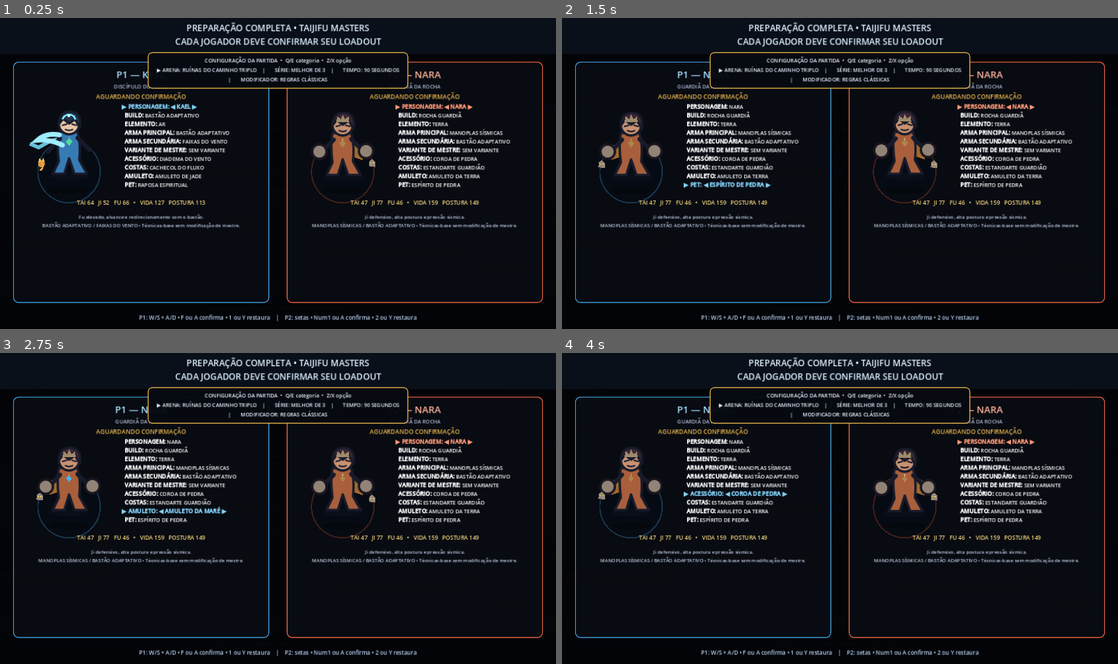
Above: before the commit, frames 1-4 (two rows, left to right).
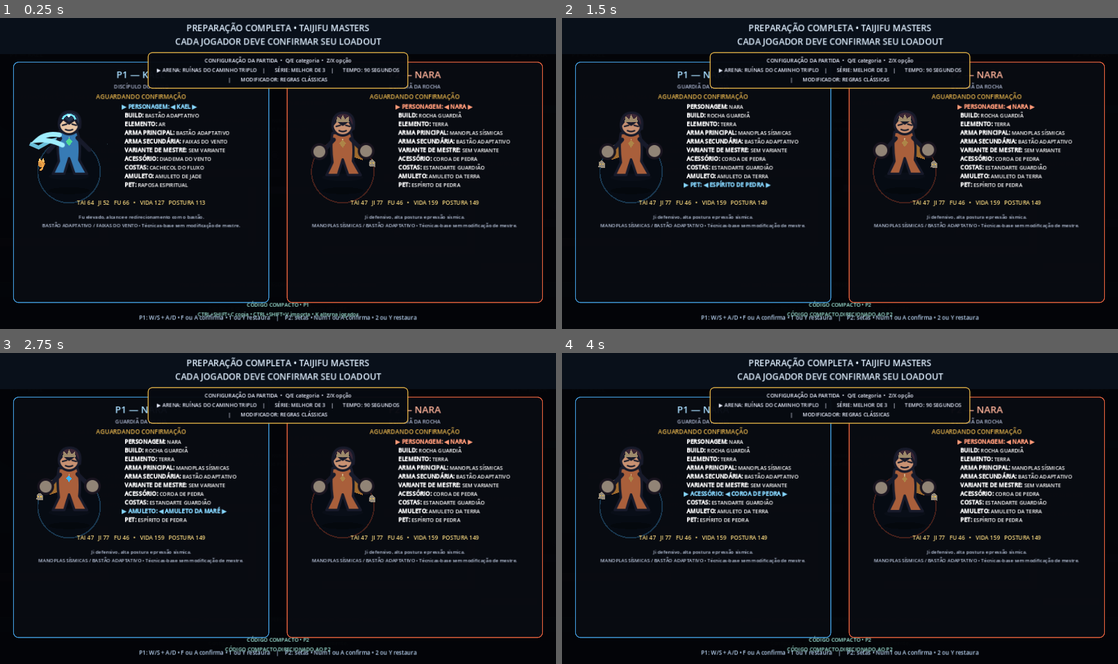
Above: after the commit, the same moments.

Repository: Tehkne-Solutions/taijifu-masters
Game: Godot game, scene res://scenes/main.tscn
Two runs of this game, one before a commit and one after it. Both use one fixed random seed, a clock stepped at 60 frames per second and the inputs below.
Inputs (mouse positions are in pixels of both pictures, inside the frame that each line leads up to):
- Up to frame 1 (0.25 s): no input
- Up to frame 2 (1.5 s): tap Enter (preset_load) at 0.5 s; move the mouse to (962, 157) at 0.52 s; hold D (p1_right) from 0.53 s (still down); tap K (clear_variant_comparison) at 0.6 s; click (962, 157) at 0.67 s; tap W (p1_jump) at 0.77 s; move the mouse to (728, 189) at 1.27 s; tap F7 (cycle_bot_personality) at 1.35 s
- Up to frame 3 (2.75 s): tap W (p1_jump) at 1.52 s; move the mouse to (333, 440) at 2.02 s; release D (p1_right) at 2.03 s; hold A (p1_left) from 2.03 s (still down); tap ] (dojo_next_slot) at 2.1 s
- Up to frame 4 (4 s): move the mouse to (812, 570) at 2.77 s; release A (p1_left) at 2.78 s; hold D (p1_right) from 2.78 s (still down); tap [ (dojo_previous_slot) at 2.85 s; click (812, 570) at 2.92 s; tap W (p1_jump) at 3.02, 3.77 s; move the mouse to (1006, 555) at 3.52 s; tap F8 (dojo_toggle) at 3.6 s

The runs differ from the first frame. In frame 1, 0.4% of the frame differs, in the area x 35-65%, y 90-97%; in frame 2, 0.3%; in frame 3, 0.3%; in frame 4, 0.3%.
Error after the commit: Parse Error: Cannot infer the type of "fallback_id" variable because the value doesn't have a set type. (res://scripts/runtime/tournament_runtime.gd:169)

Commit message:
feat(scene): integrar arenas, compartilhamento e torneio

Diff:
--- a/scenes/main.tscn
+++ b/scenes/main.tscn
@@ -29,6 +29,10 @@
 [ext_resource type="Script" path="res://scripts/runtime/loadout_preset_runtime.gd" id="27_presets"]
 [ext_resource type="Script" path="res://scripts/runtime/series_statistics_runtime.gd" id="28_statistics"]
 [ext_resource type="Script" path="res://scripts/runtime/match_history_runtime.gd" id="29_history"]
+[ext_resource type="Script" path="res://scripts/arena/sanctuary_environment_art.gd" id="30_sanctuary"]
+[ext_resource type="Script" path="res://scripts/arena/crucible_environment_art.gd" id="31_crucible"]
+[ext_resource type="Script" path="res://scripts/runtime/loadout_share_code_runtime.gd" id="32_share"]
+[ext_resource type="Script" path="res://scripts/runtime/tournament_runtime.gd" id="33_tournament"]
 
 [node name="Main" type="Node2D"]
 script = ExtResource("1_main")
@@ -39,6 +43,12 @@
 [node name="TriplePathEnvironmentArt" type="Node2D" parent="."]
 script = ExtResource("26_environment")
 
+[node name="SanctuaryEnvironmentArt" type="Node2D" parent="."]
+script = ExtResource("30_sanctuary")
+
+[node name="CrucibleEnvironmentArt" type="Node2D" parent="."]
+script = ExtResource("31_crucible")
+
 [node name="PrototypeIntelligenceRuntime" type="Node" parent="."]
 script = ExtResource("3_runtime")
 
@@ -71,6 +81,12 @@
 
 [node name="LoadoutPresetRuntime" type="Node" parent="."]
 script = ExtResource("27_presets")
+
+[node name="LoadoutShareCodeRuntime" type="Node" parent="."]
+script = ExtResource("32_share")
+
+[node name="TournamentRuntime" type="Node" parent="."]
+script = ExtResource("33_tournament")
 
 [node name="MatchHistoryRuntime" type="Node" parent="."]
 script = ExtResource("29_history")
Not shown: 1 places in scenes/main.tscn that only renumber resources
